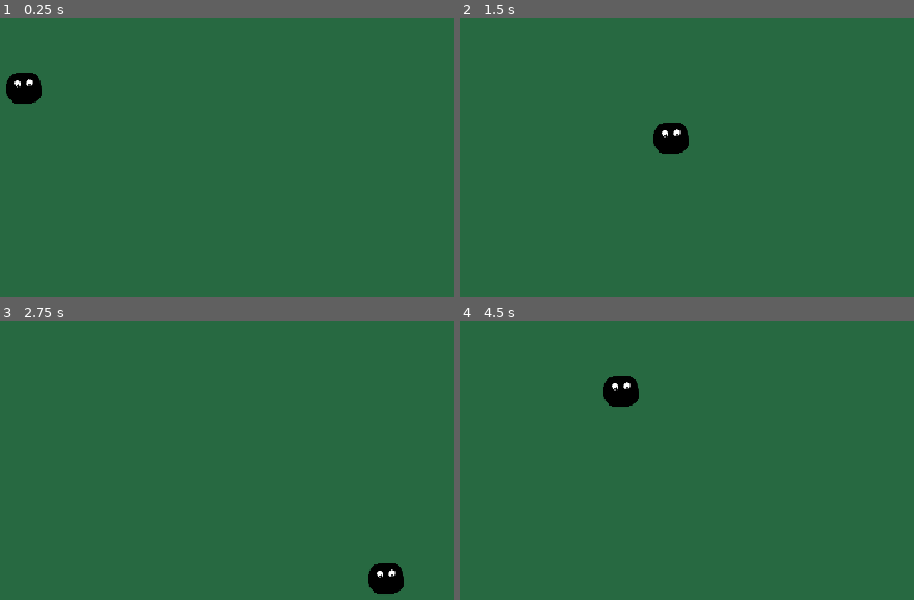
Above: before the commit, frames 1-4 (two rows, left to right).
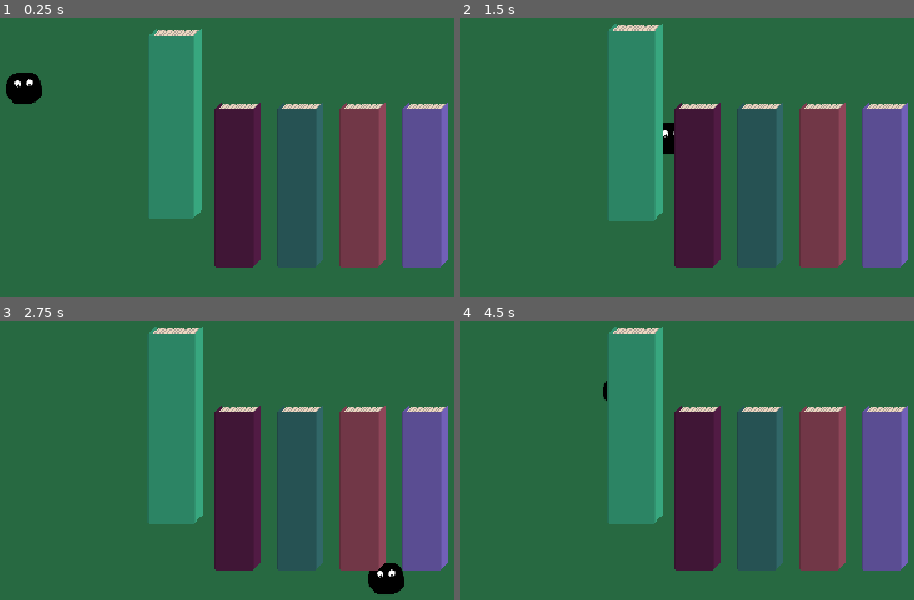
Above: after the commit, the same moments.

Repository: Akarui/GhostGame
Game: Godot game, scene res://scenes/root.tscn
Same seed, same stepped clock (60 frames per second), same inputs: the game is played once before the commit and once after it. The engine's default icon, where the game draws it, is replaced by a stand-in: a white triangle on a blue panel in a dark square.
Inputs:
- Up to frame 1 (0.25 s): no input
- Up to frame 2 (1.5 s): tap Enter (ui_accept) at 0.5, 1.35 s; hold D (move_right) 0.53-1.28 s; hold Enter (ui_accept) 0.53-1.28 s; hold S (move_down) from 1.28 s (still down)
- Up to frame 3 (2.75 s): tap Enter (ui_accept) at 1.52, 1.82 s; release S (move_down) at 2.03 s; hold D (move_right) from 2.03 s (still down); hold Enter (ui_accept) from 2.03 s (still down)
- Up to frame 4 (4.5 s): release D (move_right) at 2.78 s; release Enter (ui_accept) at 2.78 s; hold W (move_up) 2.78-3.53 s; tap Enter (ui_accept) at 2.85, 3.02, 3.32, 4.35 s; hold Enter (ui_accept) 3.53-4.28 s; hold A (move_left) from 3.53 s (still down)

The runs differ from the first frame. In frame 1, 27% of the frame differs, in the area x 32-99%, y 3-90%; in frame 2, 27%; in frame 3, 27%; in frame 4, 27%, in the area x 32-99%, y 2-90%.

Commit message:
integrate shelf stuff

Diff:
--- a/book.tscn
+++ b/scenes/book.tscn
@@ -1,8 +1,35 @@
 [gd_scene load_steps=8 format=3 uid="uid://dcqql30axjlde"]
 
-[ext_resource type="Script" path="res://book.gd" id="1_g2ebf"]
+[ext_resource type="Script" path="res://scripts/book.gd" id="1_ncy6f"]
 [ext_resource type="Texture2D" uid="uid://jxqxvh53gbe0" path="res://art/book_cover.png" id="2_pnnwr"]
 [ext_resource type="Texture2D" uid="uid://lrsbshuuae5p" path="res://art/book_pages.png" id="3_u2fkv"]
+
+[sub_resource type="Animation" id="Animation_2bp7g"]
+length = 0.001
+tracks/0/type = "value"
+tracks/0/imported = false
+tracks/0/enabled = true
+tracks/0/path = NodePath("..:position")
+tracks/0/interp = 1
+tracks/0/loop_wrap = true
+tracks/0/keys = {
+"times": PackedFloat32Array(0),
+"transitions": PackedFloat32Array(1),
+"update": 0,
+"values": [Vector2(0, 0)]
+}
+tracks/1/type = "value"
+tracks/1/imported = false
+tracks/1/enabled = true
+tracks/1/path = NodePath("..:scale")
+tracks/1/interp = 1
+tracks/1/loop_wrap = true
+tracks/1/keys = {
+"times": PackedFloat32Array(0),
+"transitions": PackedFloat32Array(1),
+"update": 0,
+"values": [Vector2(1, 1)]
+}
 
 [sub_resource type="Animation" id="Animation_vuqf3"]
 resource_name = "highlight"
@@ -29,33 +56,6 @@
 "transitions": PackedFloat32Array(1, 1),
 "update": 0,
 "values": [Vector2(1, 1), Vector2(1.2, 1.2)]
-}
-
-[sub_resource type="Animation" id="Animation_2bp7g"]
-length = 0.001
-tracks/0/type = "value"
-tracks/0/imported = false
-tracks/0/enabled = true
-tracks/0/path = NodePath("..:position")
-tracks/0/interp = 1
-tracks/0/loop_wrap = true
-tracks/0/keys = {
-"times": PackedFloat32Array(0),
-"transitions": PackedFloat32Array(1),
-"update": 0,
-"values": [Vector2(0, 0)]
-}
-tracks/1/type = "value"
-tracks/1/imported = false
-tracks/1/enabled = true
-tracks/1/path = NodePath("..:scale")
-tracks/1/interp = 1
-tracks/1/loop_wrap = true
-tracks/1/keys = {
-"times": PackedFloat32Array(0),
-"transitions": PackedFloat32Array(1),
-"update": 0,
-"values": [Vector2(1, 1)]
 }
 
 [sub_resource type="Animation" id="Animation_2fctb"]
@@ -93,7 +93,7 @@
 }
 
 [node name="Book" type="Node2D"]
-script = ExtResource("1_g2ebf")
+script = ExtResource("1_ncy6f")
 
 [node name="AnimationPlayer" type="AnimationPlayer" parent="."]
 root_node = NodePath("../Sprite/Cover")
--- a/scenes/root.tscn
+++ b/scenes/root.tscn
@@ -1,6 +1,7 @@
-[gd_scene load_steps=5 format=3 uid="uid://bas0akupu1g3s"]
+[gd_scene load_steps=6 format=3 uid="uid://bas0akupu1g3s"]
 
 [ext_resource type="Script" path="res://scripts/Player.gd" id="1_4gbya"]
+[ext_resource type="Script" path="res://scripts/root.gd" id="1_n4p34"]
 [ext_resource type="Texture2D" uid="uid://cmw4oewmmoa02" path="res://art/Player1.png" id="2_xcvcl"]
 
 [sub_resource type="SpriteFrames" id="SpriteFrames_q1eho"]
@@ -17,6 +18,7 @@
 [sub_resource type="CapsuleShape2D" id="CapsuleShape2D_g1x7i"]
 
 [node name="Root" type="Node2D"]
+script = ExtResource("1_n4p34")
 
 [node name="Player" type="Area2D" parent="."]
 script = ExtResource("1_4gbya")
--- /dev/null
+++ b/scenes/shelf.tscn
@@ -0,0 +1,16 @@
+[gd_scene load_steps=3 format=3 uid="uid://bij6vtgo5sr7f"]
+
+[ext_resource type="Script" path="res://scripts/shelf.gd" id="1_sfxd1"]
+[ext_resource type="Texture2D" uid="uid://bfn0kcs63lmb8" path="res://art/icon.svg" id="2_wxbav"]
+
+[node name="Shelf" type="Node2D"]
+script = ExtResource("1_sfxd1")
+
+[node name="Cursor" type="Sprite2D" parent="."]
+visible = false
+modulate = Color(0, 0, 0.768627, 1)
+position = Vector2(0, 100)
+scale = Vector2(0.171875, 0.171875)
+texture = ExtResource("2_wxbav")
+
+[node name="Books" type="Node2D" parent="."]
--- /dev/null
+++ b/scripts/root.gd
@@ -0,0 +1,26 @@
+extends Node2D
+
+var shelf_scene = load("res://scenes/shelf.tscn")
+#var has_shelf = false
+
+# Called when the node enters the scene tree for the first time.
+func _ready():
+	var shelf_instance = shelf_scene.instantiate()
+	shelf_instance.name = "shelf"
+	shelf_instance.position = Vector2(320, 180)
+	add_child(shelf_instance)
+
+
+# Called every frame. 'delta' is the elapsed time since the previous frame.
+func _process(delta):
+	pass
+	#if Input.is_action_pressed("ui_accept"):
+		#if has_shelf == true:
+			#find_child("shelf").queue_free()
+			#has_shelf = false
+		#else:
+			#var shelf_instance = shelf_scene.instantiate()
+			#shelf_instance.name = "shelf"
+			#shelf_instance.position = Vector2(320, 180)
+			#add_child(shelf_instance)
+			#has_shelf == true
--- a/shelf.gd
+++ b/scripts/shelf.gd
@@ -3,7 +3,7 @@
 @onready var books: Node2D = $Books
 @onready var cursor: Sprite2D = $Cursor
 
-var book_scene = preload("res://book.tscn")
+var book_scene = load("res://scenes/book.tscn")
 
 var WIDTH = 250
 var HEIGHT = 180
--- a/shelf.tscn
+++ /dev/null
@@ -1,19 +0,0 @@
-[gd_scene load_steps=3 format=3 uid="uid://bij6vtgo5sr7f"]
-
-[ext_resource type="Script" path="res://shelf.gd" id="1_sfxd1"]
-[ext_resource type="Texture2D" uid="uid://bfn0kcs63lmb8" path="res://icon.svg" id="2_wxbav"]
-
-[node name="Control" type="Node2D"]
-position = Vector2(320, 180)
-
-[node name="Shelf" type="Node2D" parent="."]
-script = ExtResource("1_sfxd1")
-
-[node name="Cursor" type="Sprite2D" parent="Shelf"]
-visible = false
-modulate = Color(0, 0, 0.768627, 1)
-position = Vector2(0, 100)
-scale = Vector2(0.171875, 0.171875)
-texture = ExtResource("2_wxbav")
-
-[node name="Books" type="Node2D" parent="Shelf"]
Renamed: book.gd -> scripts/book.gd
